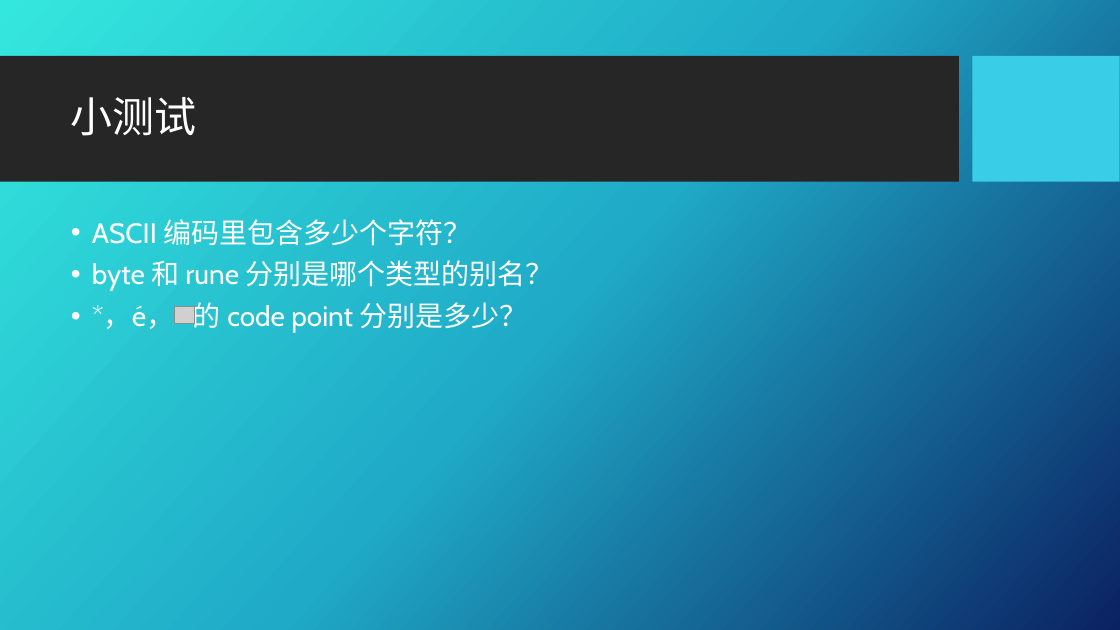
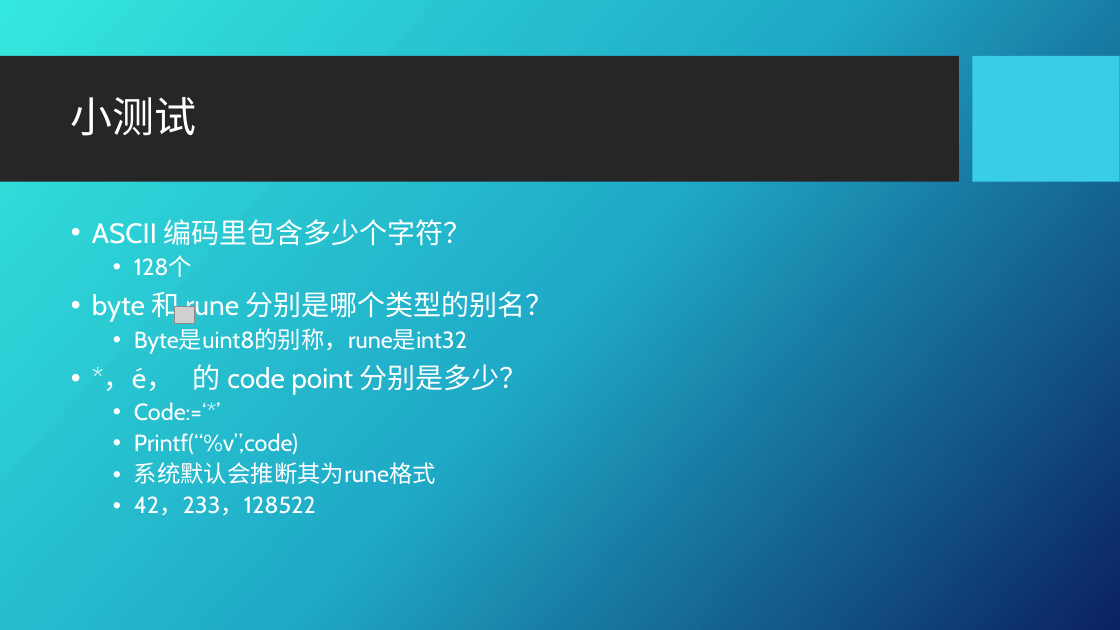
Before and after one commit to Applevegetable/note, a slide deck: slide 10 of PPT/Go 09.pptx. Drawn at 1120x630 pixels with LibreOffice and Linux fonts; fonts in the diff are those of the drawing; grey boxes stand for pictures; background and template pictures are left out. Boxes give left, top, right and bottom in pixels: in the first picture for what was removed or moved away, otherwise in the second. Text is boxed around its words. In the diff, an @@ line names an element or a change of style, - is before the commit and + after.

```diff
--- a/PPT/Go 09.pptx
+++ b/PPT/Go 09.pptx
@@ text at (134, 255, 192, 277): paragraph added @@
+  • 128个
@@ text at (134, 328, 467, 353): paragraph added @@
+  • Byte是uint8的别称，rune是int32
@@ text at (134, 402, 436, 516): paragraphs added @@
+  • Code:=‘*’
+  • Printf(“%v”,code)
+  • 系统默认会推断其为rune格式
+  • 42，233，128522
```
Also in this commit, not shown: 2 other slides changed, 13 other files.
